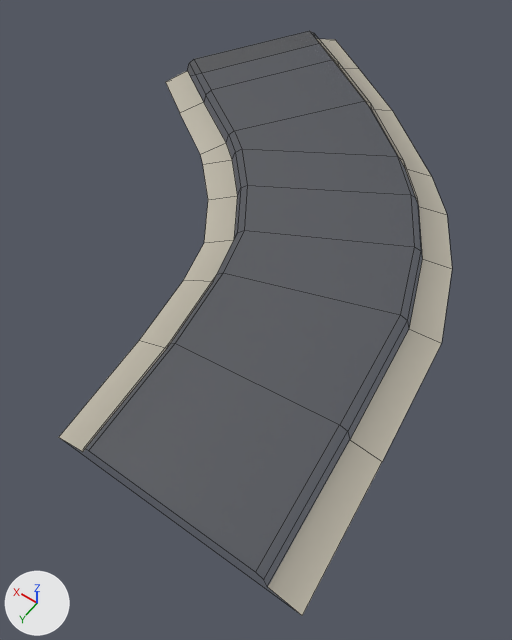
Renders of the FBX model Assets/Art/Models/Road Tiles/Road_Diagonal.fbx from each side of a commit.
The view is the same before and after, from a 50 mm camera at (-0.224, 0.616, 0.649) aimed at (0.106, 0.154, -0.077). Lighting does not change. The marker at lower left points along +X, +Y and +Z. Mesh edges are drawn as thin lines.

Before the edit, the objects in view are built like this:
```python
me_cylinder_389 = bpy.data.meshes.new('Cylinder.389')
me_cylinder_389.from_pydata(...)  # 72 vertices, 58 faces; spans x -0.152..0.463, y -0.358..0.446, z -0.001..0.031
me_cylinder_389.materials.append(mat_road_019)
# before: 8 (0.463, -0.101, -0.001) at pixel (165, 81), 9 (0.309, -0.358, 0.001) at pixel (335, 39), 10 (0.444, -0.133, 0.01) at pixel (187, 70), 11 (0.438, -0.144, 0.027), 12 (0.442, -0.137, 0.022)
# before: 13 (0.335, -0.315, 0.028), 14 (0.329, -0.326, 0.011) at pixel (315, 38), 15 (0.331, -0.323, 0.023)
ob_road_diagonal = bpy.data.objects.new('Road_Diagonal', me_cylinder_389)
ob_road_diagonal.location = (0.0, 0.0, 0.0)
```
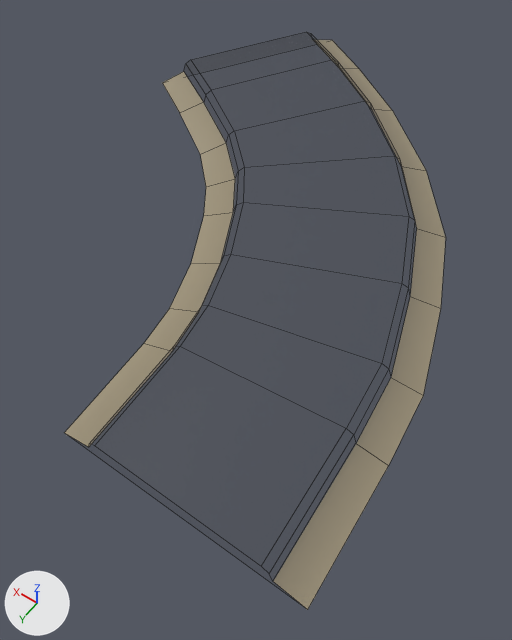
What differs and where, as boxes [x1, y1, x2, y2] in the pictures (512 x 640 px; the box of a moved part takes in the faces that stretch with it):
'Road_Diagonal', surface changed, recoloured, reshaped (grey to brown): before [59, 39, 452, 616]; after [64, 40, 446, 610]
part 1 of me_cylinder_389, moved or reshaped: before [59, 109, 452, 616]; after [64, 109, 446, 610]
part 2 of me_cylinder_389, moved or reshaped: before [166, 39, 359, 113]; after [162, 40, 359, 113]

What changed in the scene script:
```text
Change img_road00_noline_png:
    img_road00_noline_png: load_image('Road00_NoLine.png', '../../Textures/Road00_NoLine.png', 1024, 1024, 'Non-Color') -> load_image('Road00_NoLine.png', '../../Textures/Road00_NoLine.png', 1024, 1024, 'sRGB')
Add img_road00_noline_png_001:
    img_road00_noline_png_001 = load_image('Road00_NoLine.png.001', '../../Textures/Road00_NoLine.png', 1024, 1024, 'Non-Color')
Add mat_road_current:
    mat_road_current = bpy.data.materials.new('Road_Current')
    # uses the picture img_road00_noline_png
    # uses the picture img_road00_noline_png_001
Change me_cylinder_389:
    used by ob_road_diagonal; location = (0.0, 0.0, 0.0)
    remove me_cylinder_389.from_pydata(...)  # 72 vertices, 58 faces; spans x -0.152..0.463, y -0.358..0.446, z -0.001..0.031
    remove me_cylinder_389.materials.append(mat_road_019)
    add me_cylinder_389.from_pydata(...)  # 72 vertices, 58 faces; spans x -0.153..0.466, y -0.354..0.44, z -0.001..0.031
    me_cylinder_389 part 1: 48 of 72 vertices moved; they spanned x -0.152..0.293, y -0.142..0.446, z 0.0..0.031 and now span x -0.153..0.259, y -0.147..0.44, z 0.0..0.031; mean shift (-0.01, 0.025, 0.0); largest move (-0.119, 0.108, 0.0) -> (-0.134, 0.182, 0.0)
    me_cylinder_389 part 2
    add for i in [*range(8, 16)]: me_cylinder_389.vertices[i].co += Vector((0.003, 0.005, 0.0))
    add me_cylinder_389.materials.append(mat_road_current)
```
